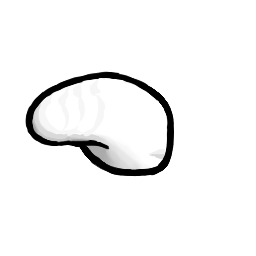
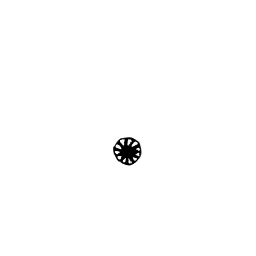
Two versions of the same layered image (256 × 256). Layer-by-layer changes:
hid group "Starbeast_Average_Normal_East" (10 layers) over [25, 71, 174, 177]
hid "Paint Layer 1" over [25, 71, 174, 177]
hid "Paint Layer 5" over [25, 71, 174, 177]
hid "Paint Layer 3" over [25, 71, 174, 177]
showed group "Starbeast_Average_Normal_South" (11 layers) over [25, 71, 174, 177]
added layer "Paint Layer 34" in group "Starbeast_Average_Normal_South" over [64, 128, 174, 177]
